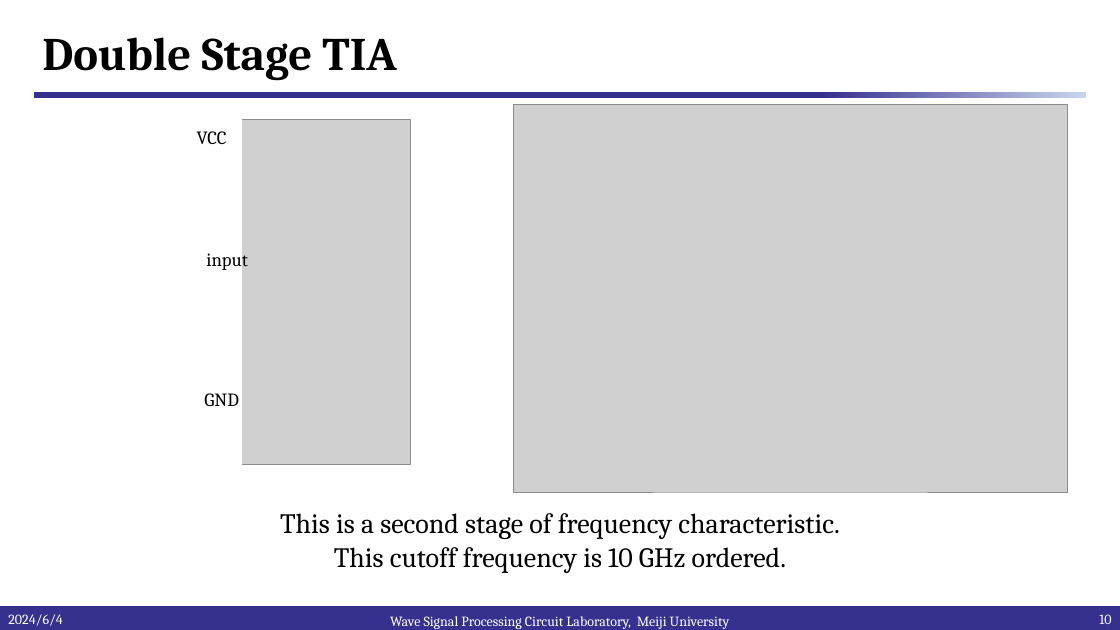
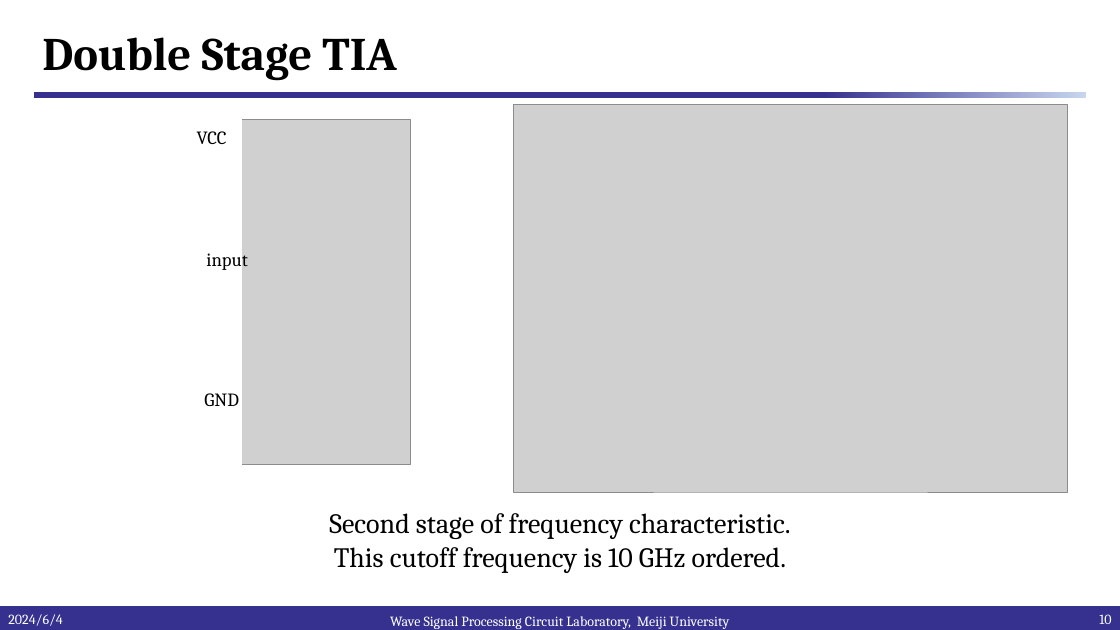
Before and after one commit to kjm-desktop10400/reserch, a slide deck: slide 10 of IHP_2024/semi/プレゼンテーション1.pptx. Drawn at 1120x630 pixels with LibreOffice and Linux fonts; fonts in the diff are those of the drawing; grey boxes stand for pictures; background and template pictures are left out. Boxes give left, top, right and bottom in pixels: in the first picture for what was removed or moved away, otherwise in the second. Text is boxed around its words. In the diff, an @@ line names an element or a change of style, - is before the commit and + after.

```diff
--- a/IHP_2024/semi/プレゼンテーション1.pptx
+++ b/IHP_2024/semi/プレゼンテーション1.pptx
@@ text at box(329, 513, 790, 539): text changed @@
-This is a second stage of frequency characteristic.
+Second stage of frequency characteristic.
```
Also in this commit, not shown: 3 other slides changed, 6 slides added, 1 other file.
